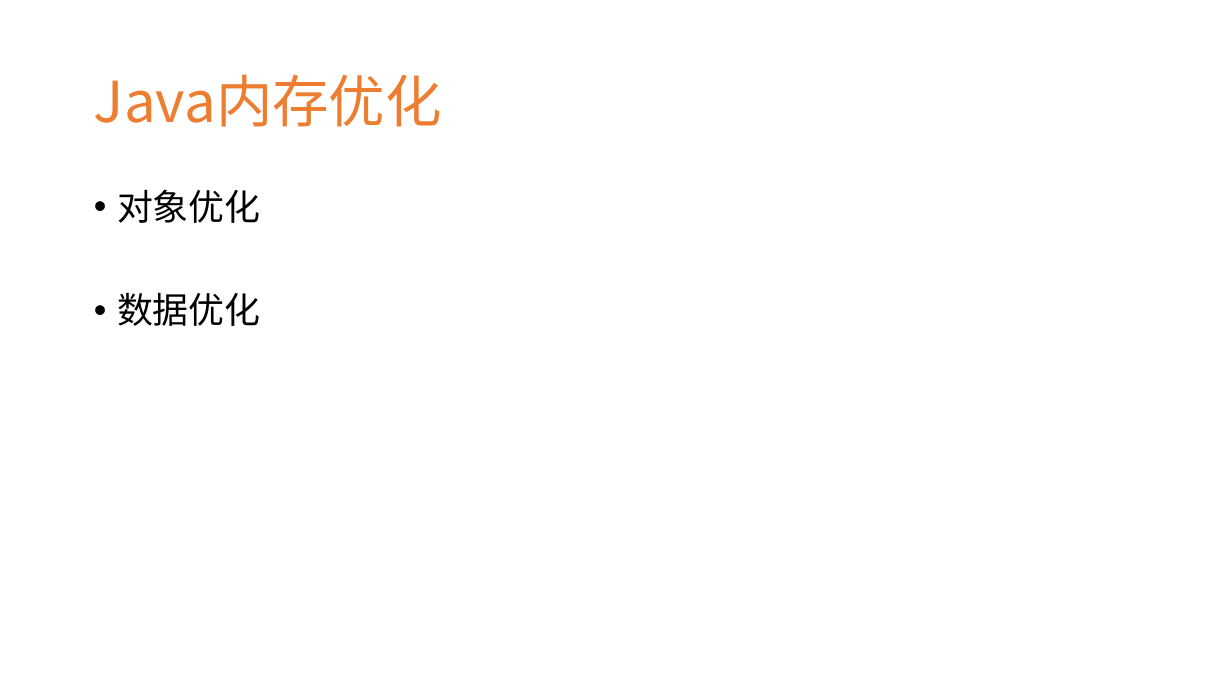
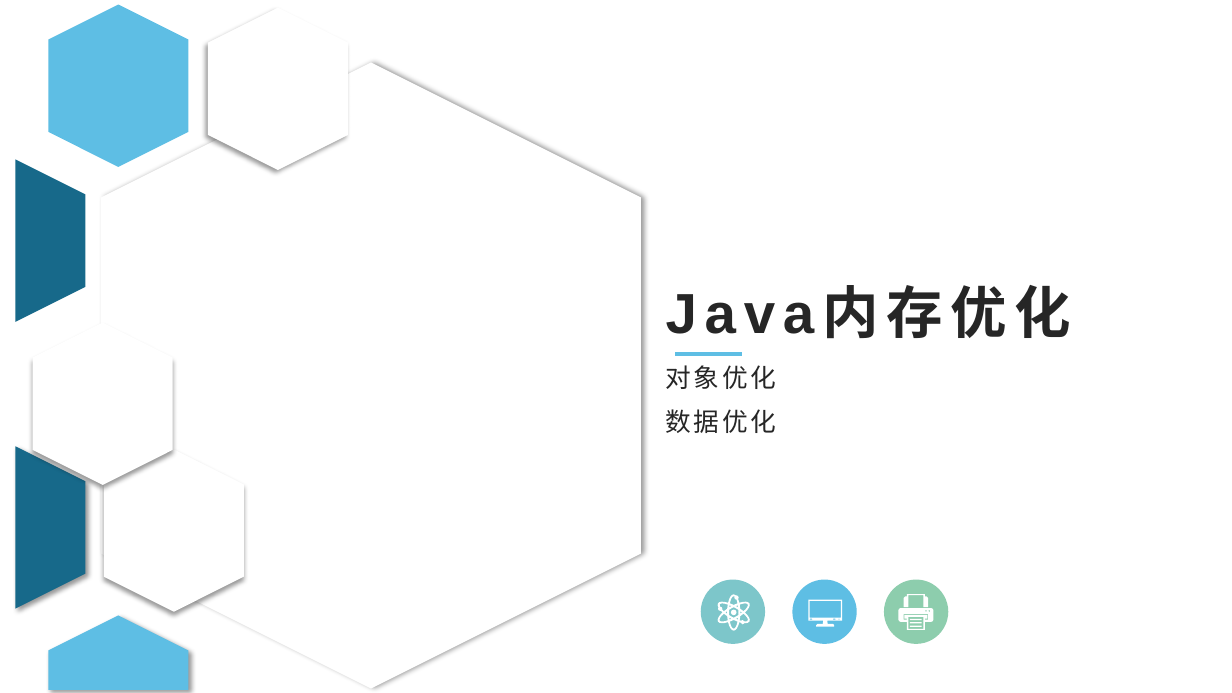
Before and after one commit to JiangJibo/project, a slide deck: slide 1 of web/src/main/resources/Java内存优化分享.pptx. Drawn at 1232x693 pixels with LibreOffice and Linux fonts; fonts in the diff are those of the drawing; background and template pictures are left out. Boxes give left, top, right and bottom in pixels: in the first picture for what was removed or moved away, otherwise in the second. Text is boxed around its words. In the diff, an @@ line names an element or a change of style, - is before the commit and + after.

```diff
--- a/web/src/main/resources/Java内存优化分享.pptx
+++ b/web/src/main/resources/Java内存优化分享.pptx
@@ hexagon added at (208, 7, 348, 170), fill #FFFFFF @@
@@ hexagon added at (102, 62, 641, 689), fill #FFFFFF @@
@@ group added at (16, 5, 189, 691): 3 freeform shapes, 1 hexagon @@
@@ title "Java内存优化": place and size @@
-title "Java内存优化" at (94, 74, 442, 127)
+title "Java内存优化" at (657, 190, 1139, 349)
@@ title "Java内存优化" at (657, 190, 1139, 349): font Noto Sans CJK SC to Arial, text colour #ED7D31 to #262626, letter spacing 0 to 6 pt, bold on; line spacing 0.9 to 1; vertical alignment middle to bottom @@
@@ hexagon added at (32, 323, 173, 485), fill #FFFFFF @@
@@ subtitle "对象优化": place and size @@
-subtitle "对象优化" at (117, 189, 261, 326)
+subtitle "对象优化" at (666, 365, 777, 433)
@@ subtitle "对象优化" at (666, 365, 777, 433): size 28 to 20 pt, font Noto Sans CJK SC to Arial, text colour #000000 to #262626, letter spacing 0 to 2 pt; bullet • to none; line spacing 0.9 to 1 @@
@@ line added from (676, 354) to (742, 354), #5EBEE4 3 pt @@
@@ hexagon added at (104, 449, 244, 612), fill #FFFFFF @@
@@ ellipse added at (701, 579, 765, 644), fill #7DC6CA @@
@@ freeform shape added at (718, 594, 750, 630), fill #FFFFFF @@
@@ ellipse added at (793, 579, 858, 644), fill #5EBEE4 @@
@@ ellipse added at (884, 579, 949, 644), fill #8DCDAD @@
@@ freeform shape added at (898, 594, 933, 630), fill #FFFFFF @@
@@ freeform shape added at (809, 600, 843, 627), fill #FFFFFF @@
```
Also in this commit, not shown: 3 other slides changed, 15 slides added, 3 slides removed.
